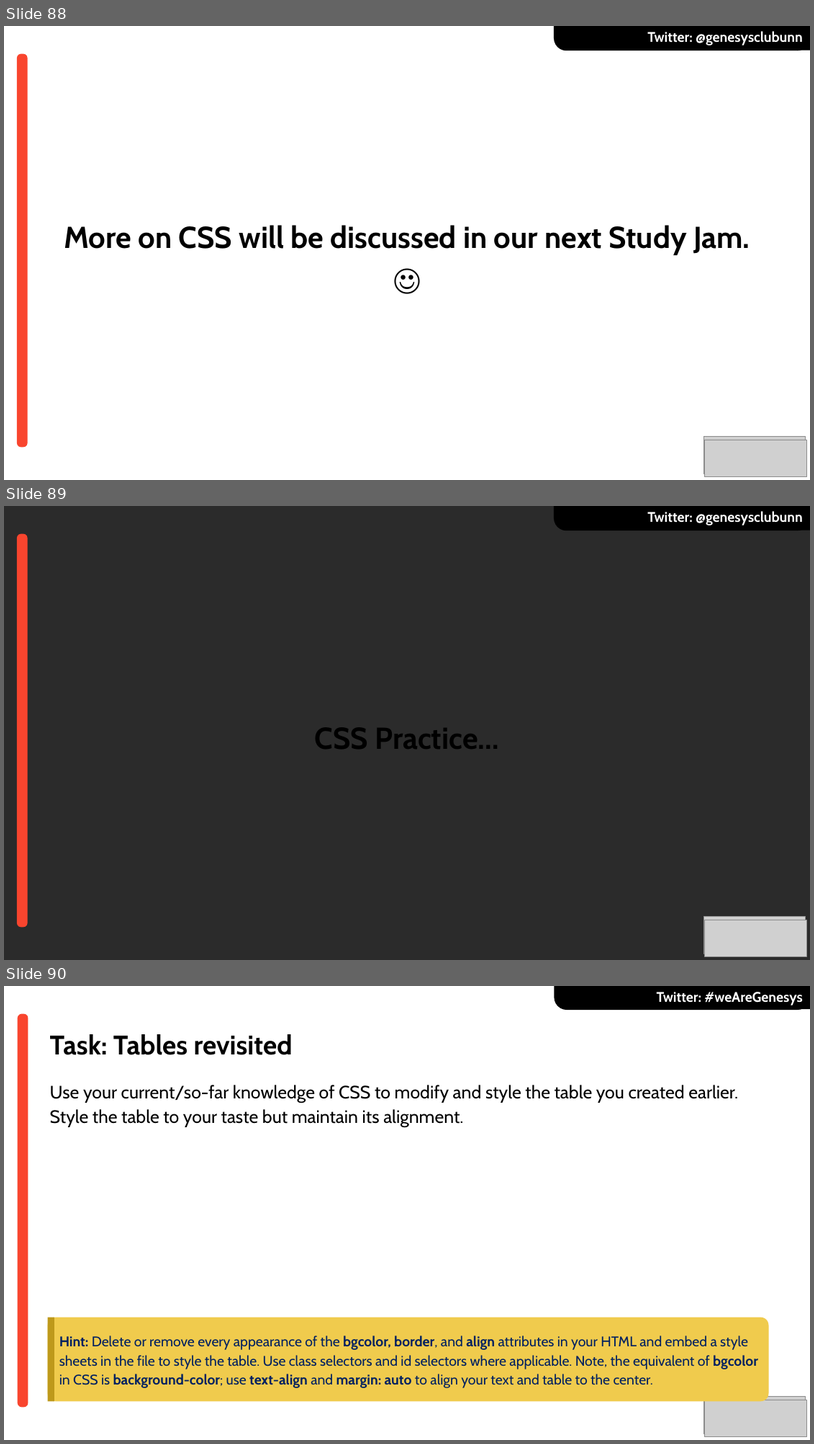
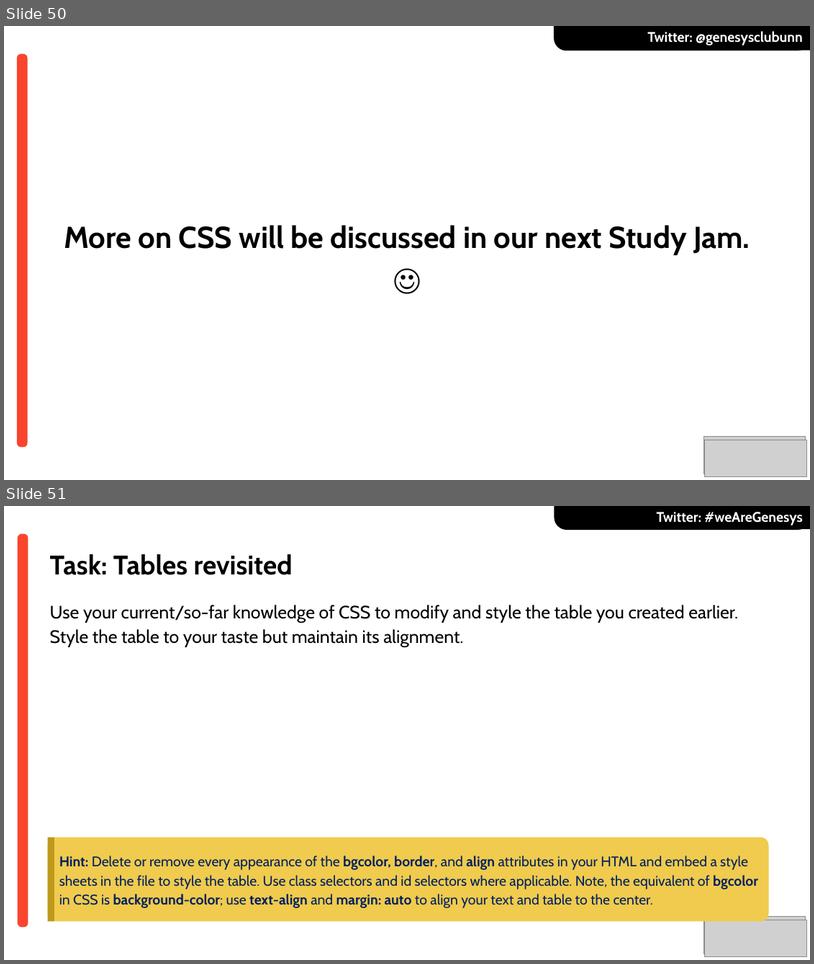
Before and after one commit to power-f-GOD/genesyscampusclub-unn, a slide deck: slides/Web101_Intro-HTML5-CSS3---19-10-2019.pptx. Shown one above the other, each under a label of ours: slides 88, 89 and 90 before the commit, slides 50 and 51 after it. The pictures are 814x1444 and 814x964 pixels, drawn with LibreOffice and Linux fonts; fonts in the diff are those of the drawing; grey boxes stand for pictures; background and template pictures are left out; a plain dark background stands for a picture behind light text. Boxes give left, top, right and bottom in pixels: in the first picture for what was removed or moved away, otherwise in the second. Text is boxed around its words. In the diff, an @@ line names an element or a change of style, - is before the commit and + after.

```diff
--- a/slides/Web101_Intro-HTML5-CSS3---19-10-2019.pptx
+++ b/slides/Web101_Intro-HTML5-CSS3---19-10-2019.pptx
@@ slide 89 removed at (x1=4, y1=506, x2=810, y2=960), background picture (left out) @@
@@ round same rect removed at (x1=554, y1=506, x2=810, y2=530) @@
@@ text removed at (x1=648, y1=511, x2=803, y2=525) @@
-Twitter: @genesysclubunn
@@ round same rect removed at (x1=693, y1=506, x2=810, y2=530) @@
@@ rounded rectangle removed at (x1=17, y1=534, x2=27, y2=927) @@
@@ text removed at (x1=315, y1=727, x2=499, y2=749) @@
-CSS Practice…
@@ picture removed at (x1=704, y1=916, x2=806, y2=953) @@
@@ picture removed at (x1=705, y1=919, x2=807, y2=957) @@
@@ what was slide 88 is now slide 50 @@
@@ what was slide 90 is now slide 51 @@
```
Also in this commit, not shown: 38 other slides removed, 1 other file.
